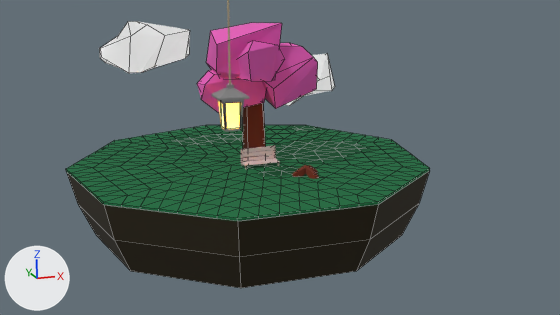
Renders of the Blender file woods/references/tree_bench.blend from each side of a commit.
Rendered twice from the file's camera 'Camera'. Arrows for +X, +Y and +Z are at lower left; the lights stay in place. Mesh edges are drawn as thin lines on the coarser meshes.
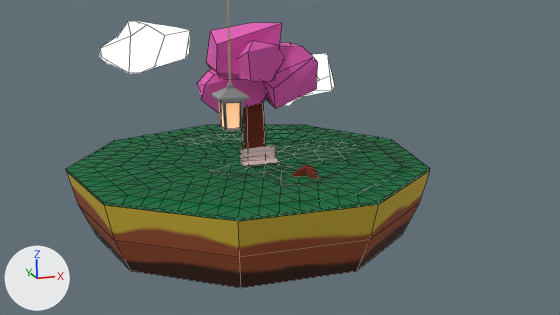
What differs and where, as boxes [x1, y1, x2, y2] in the pictures (560 x 315 px):
'ground', surface changed: [67, 171, 430, 277] in both
'Cube.020', surface changed: [99, 21, 190, 73] in both
'Cube.021', surface changed: [285, 54, 335, 106] in both
'Cube.023', surface changed: [221, 103, 240, 129] in both

The change in detail:
Picture 'ground Base Color' (img_ground_base_color) is new.
In material 'ground' (mat_ground), base_color is no longer (0.0204, 0.0137, 0.00202), black #271f07.
In material 'ground' (mat_ground), texture is now set to img_ground_base_color.
In material 'light' (mat_light), emission_strength goes from 8.3 to 1.0.
In material 'cloud' (mat_cloud), emission_strength goes from 0.3 to 1.0.
